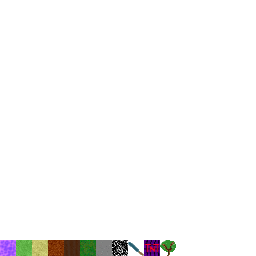
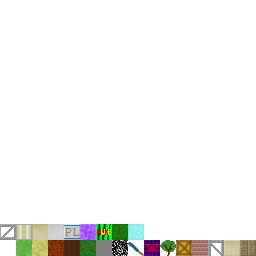
Two versions of the same layered image (256 x 256). Layer-by-layer changes:
painted on "Pasted Layer" over [128, 224, 144, 240]
painted on "ItemTextures.png" over [0, 224, 256, 256]
